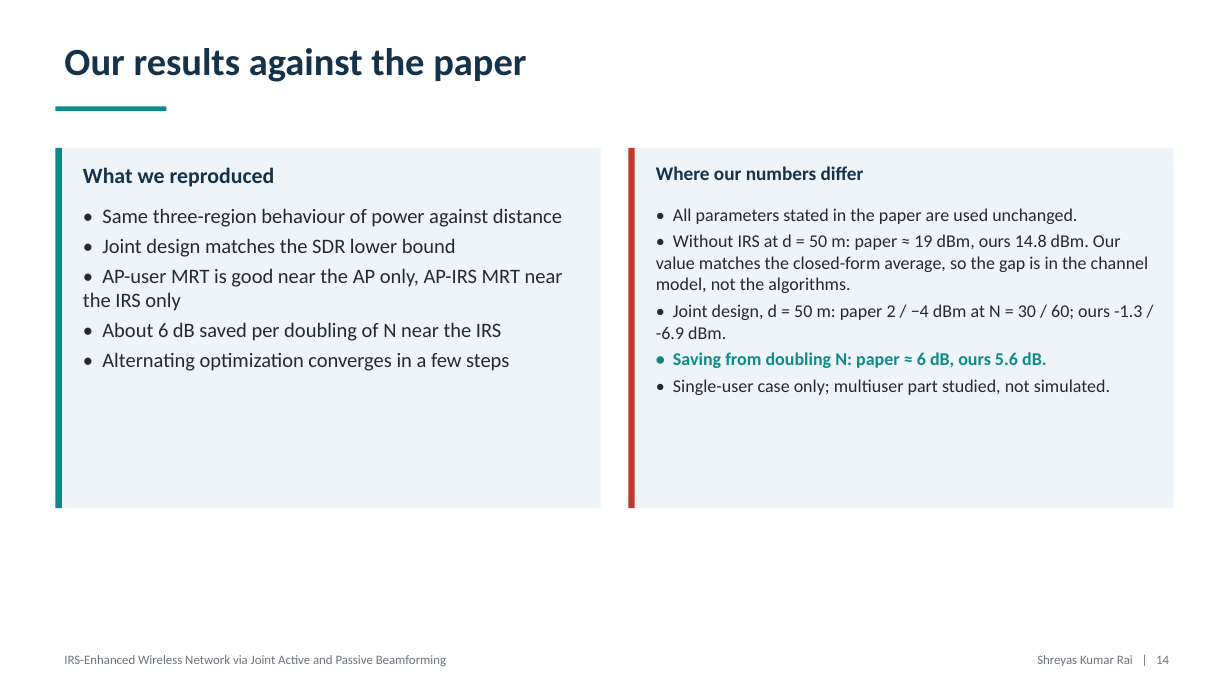
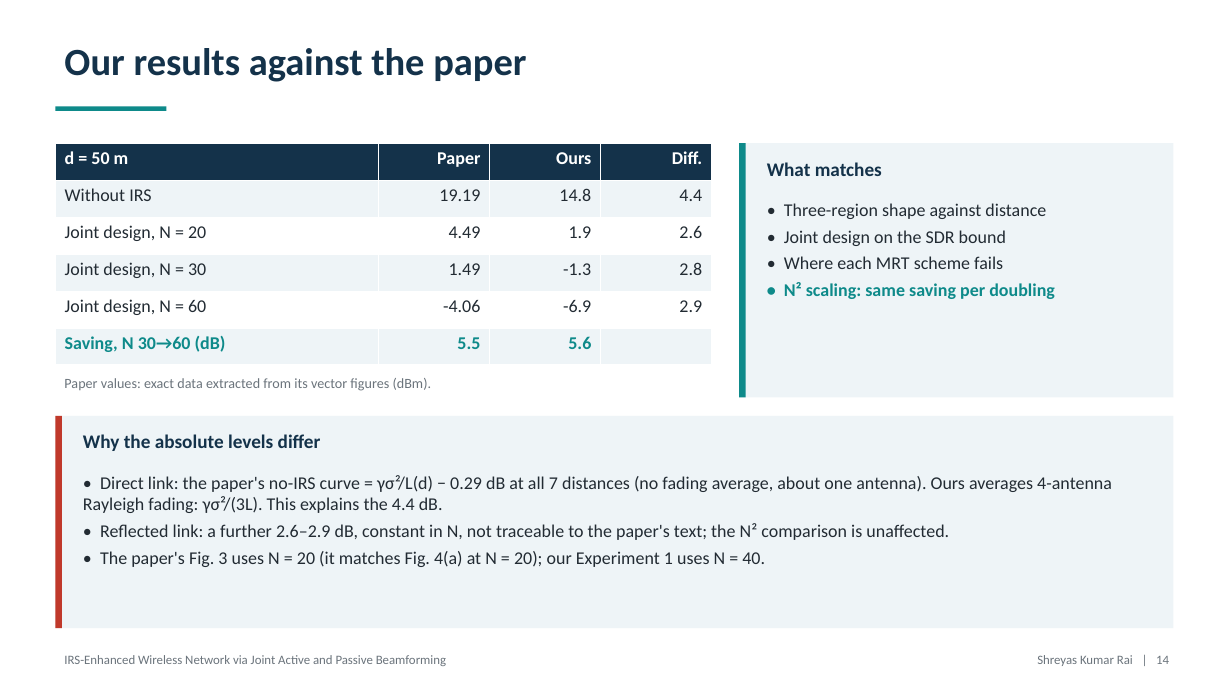
Before and after one commit to SKARAlpha0407/wcom-irs-beamforming, a slide deck: slide 14 of presentation/WCom_Project_Presentation.pptx. Drawn at 1232x693 pixels with LibreOffice and Linux fonts; fonts in the diff are those of the drawing. Boxes give left, top, right and bottom in pixels: in the first picture for what was removed or moved away, otherwise in the second. Text is boxed around its words. In the diff, an @@ line names an element or a change of style, - is before the commit and + after.

```diff
--- a/presentation/WCom_Project_Presentation.pptx
+++ b/presentation/WCom_Project_Presentation.pptx
@@ rectangle removed at [55, 148, 601, 508] @@
@@ rectangle removed at [55, 148, 62, 508] @@
@@ table added at [55, 143, 712, 365], 6 rows, 4 columns @@
+d = 50 m | Paper | Ours | Diff.
+Without IRS | 19.19 | 14.8 | 4.4
+Joint design, N = 20 | 4.49 | 1.9 | 2.6
+Joint design, N = 30 | 1.49 | -1.3 | 2.8
+Joint design, N = 60 | -4.06 | -6.9 | 2.9
+Saving, N 30→60 (dB) | 5.5 | 5.6 | 
@@ rectangle removed at [628, 148, 635, 508] @@
@@ rectangle: place and size @@
-rectangle at [628, 148, 1174, 508]
+rectangle at [739, 143, 1174, 397]
@@ rectangle added at [739, 143, 746, 397], fill #0E8A8A @@
@@ text removed at [83, 167, 275, 187] @@
-What we reproduced
@@ text removed at [656, 166, 864, 180] @@
-Where our numbers differ
@@ text added at [767, 162, 882, 176], 15 pt, text #14324A, bold @@
+What matches
@@ text removed at [83, 208, 563, 371] @@
-• Same three-region behaviour of power against distance
-• Joint design matches the SDR lower bound
-• AP-user MRT is good near the AP only, AP-IRS MRT near the IRS only
-• About 6 dB saved per doubling of N near the IRS
-• Alternating optimization converges in a few steps
@@ text removed at [656, 208, 1149, 395] @@
-• All parameters stated in the paper are used unchanged.
-• Without IRS at d = 50 m: paper ≈ 19 dBm, ours 14.8 dBm. Our value matches the closed-form average, so the gap is in the channel model, not the algorithms.
-• Joint design, d = 50 m: paper 2 / −4 dBm at N = 30 / 60; ours -1.3 / -6.9 dBm.
-• Saving from doubling N: paper ≈ 6 dB, ours 5.6 dB.
-• Single-user case only; multiuser part studied, not simulated.
@@ text added at [784, 203, 1055, 299], 14 pt, text #222B33 @@
+• Three-region shape against distance
+• Joint design on the SDR bound
+• Where each MRT scheme fails
+• N² scaling: same saving per doubling
@@ text added at [64, 378, 432, 391], 11 pt, text #6B747C @@
+Paper values: exact data extracted from its vector figures (dBm).
@@ rectangle added at [55, 416, 1174, 628], fill #EEF4F7 @@
@@ rectangle added at [55, 416, 62, 628], fill #C0392B @@
@@ text added at [83, 434, 321, 451], 15 pt, text #14324A, bold @@
+Why the absolute levels differ
@@ text added at [83, 475, 1112, 567], 14 pt, text #222B33 @@
+• Direct link: the paper's no-IRS curve = γσ²/L(d) − 0.29 dB at all 7 distances (no fading average, about one antenna). Ours averages 4-antenna Rayleigh fading: γσ²/(3L). This explains the 4.4 dB.
+• Reflected link: a further 2.6–2.9 dB, constant in N, not traceable to the paper's text; the N² comparison is unaffected.
+• The paper's Fig. 3 uses N = 20 (it matches Fig. 4(a) at N = 20); our Experiment 1 uses N = 40.
```
Also in this commit, not shown: 1 other file.
